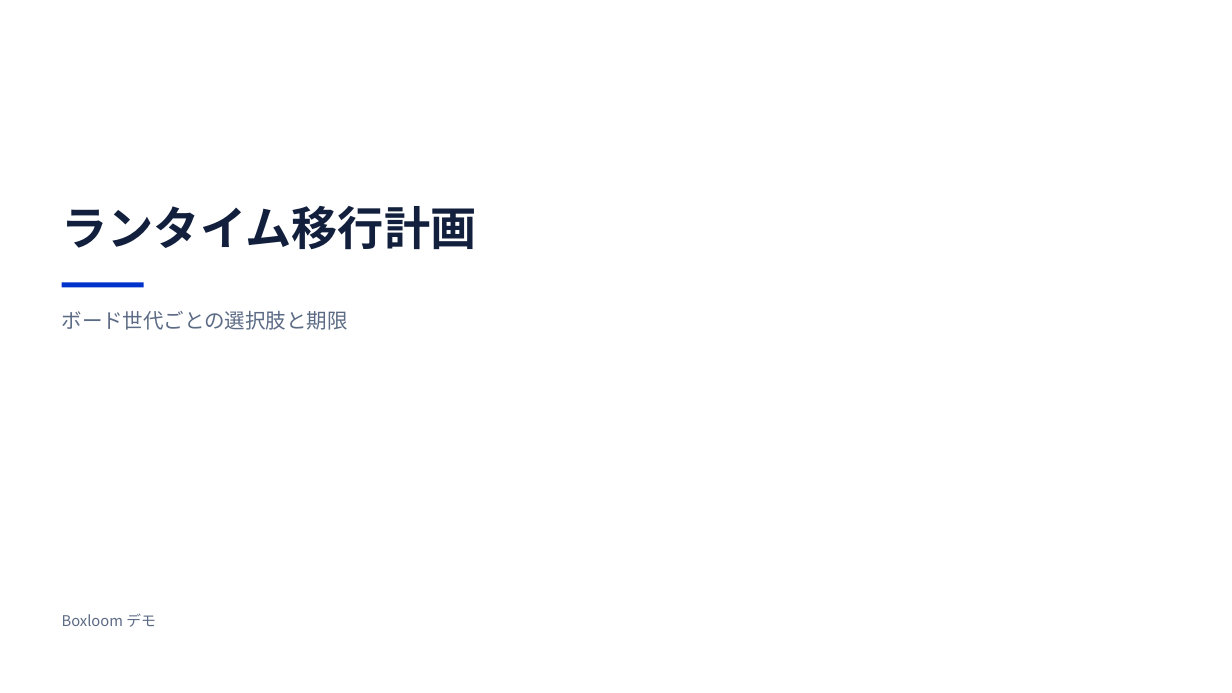
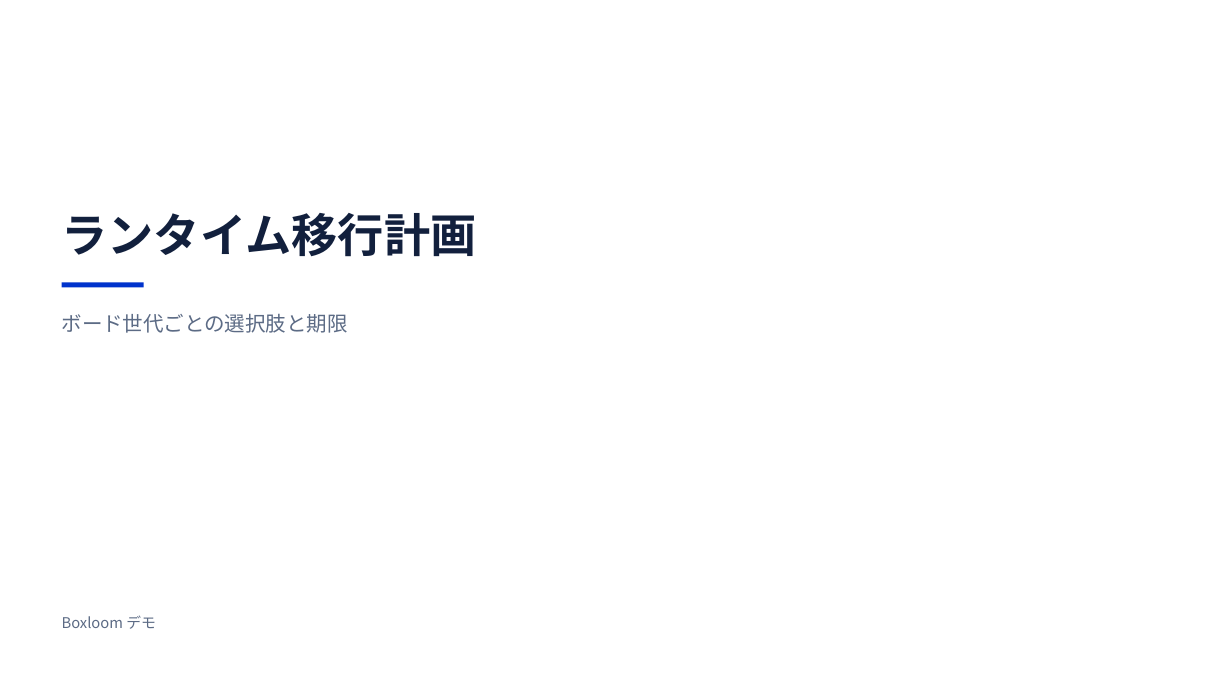
Before and after one commit to tjst-t/boxloom, a slide deck: slide 1 of boxloom/out/demo-deck.pptx. Drawn at 1232x693 pixels with LibreOffice and Linux fonts; fonts in the diff are those of the drawing. Boxes give left, top, right and bottom in pixels: in the first picture for what was removed or moved away, otherwise in the second. Text is boxed around its words. In the diff, an @@ line names an element or a change of style, - is before the commit and + after.

```diff
--- a/boxloom/out/demo-deck.pptx
+++ b/boxloom/out/demo-deck.pptx
@@ text "ランタイム移行計画" at box(62, 213, 477, 257): line spacing 1 to 48.6pt @@
@@ text "ボード世代ごとの選択肢と期限" at box(62, 314, 348, 333): line spacing 1 to 21.6pt @@
@@ text "Boxloom デモ" at box(62, 615, 156, 629): line spacing 1 to 15.5pt @@
```
Also in this commit, not shown: 2 other slides changed, 8 other files.
